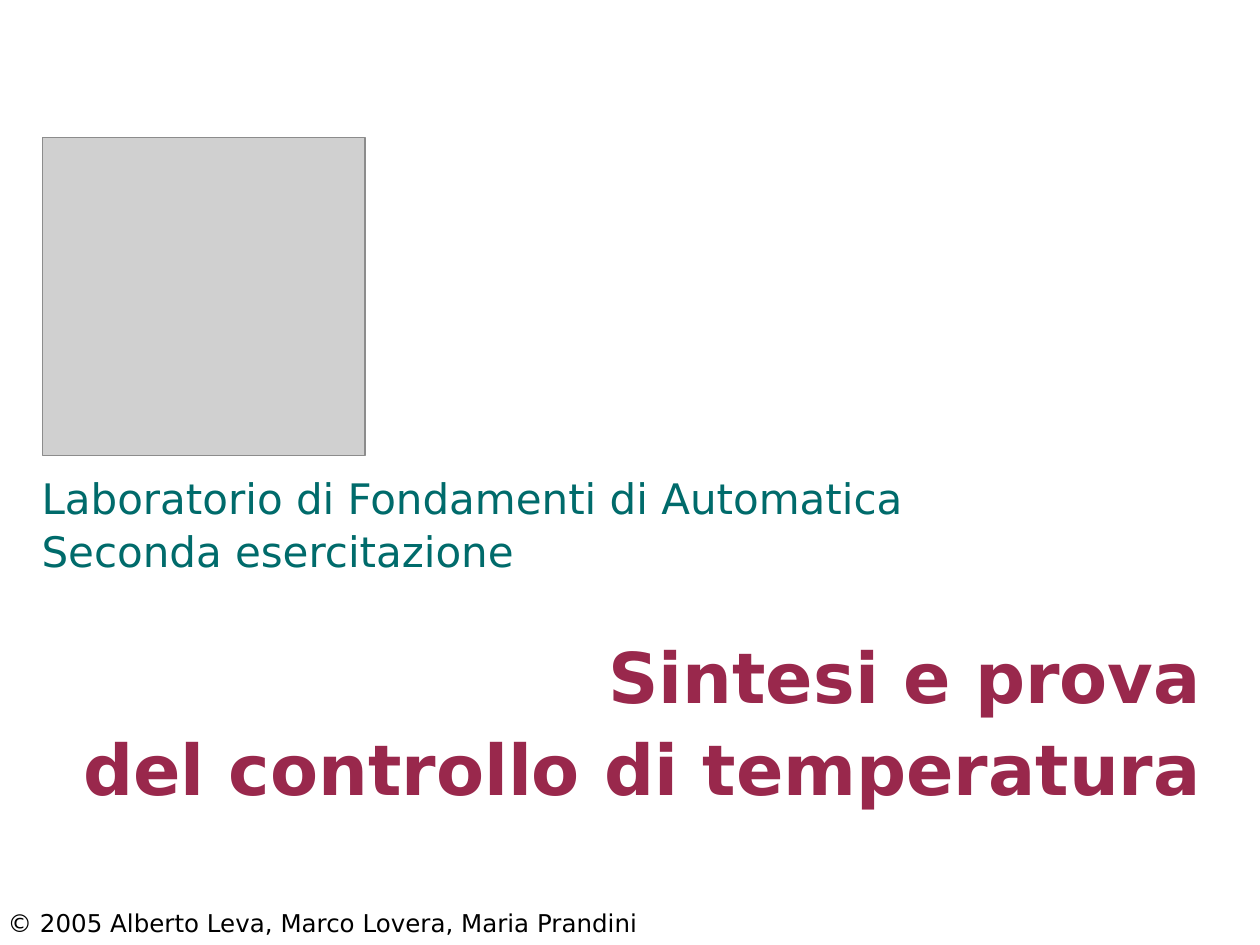
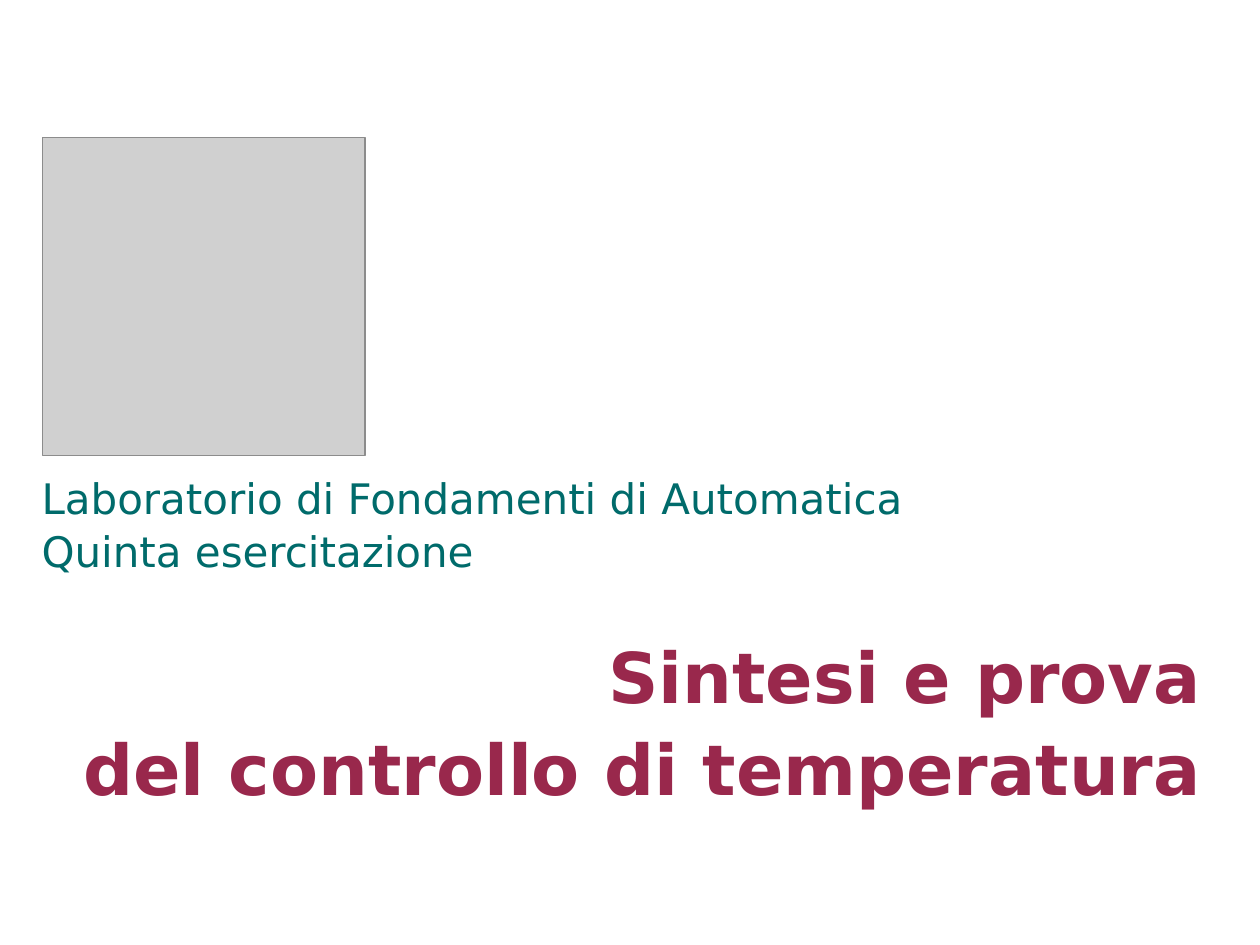
Before and after one commit to looms-polimi/FdA_Lab, a slide deck: slide 1 of FdA_courseware/FdA_Lab2.ppt. Drawn at 1260x945 pixels with LibreOffice and Linux fonts; fonts in the diff are those of the drawing; grey boxes stand for pictures. Boxes give left, top, right and bottom in pixels: in the first picture for what was removed or moved away, otherwise in the second. Text is boxed around its words. In the diff, an @@ line names an element or a change of style, - is before the commit and + after.

Commit message:
Fixed typo in session 2 slides

```diff
--- a/FdA_courseware/FdA_Lab2.ppt
+++ b/FdA_courseware/FdA_Lab2.ppt
@@ text at box(42, 482, 902, 573): text changed @@
-Laboratorio di Fondamenti di Automatica
-Seconda esercitazione
+Laboratorio di Fondamenti di Automatica
+Quinta esercitazione
@@ text removed at box(40, 913, 637, 935) @@
-© 2005 Alberto Leva, Marco Lovera, Maria Prandini
```
Also in this commit, not shown: 15 other slides changed, 2 slides added, 10 slides removed, 1 other file.
